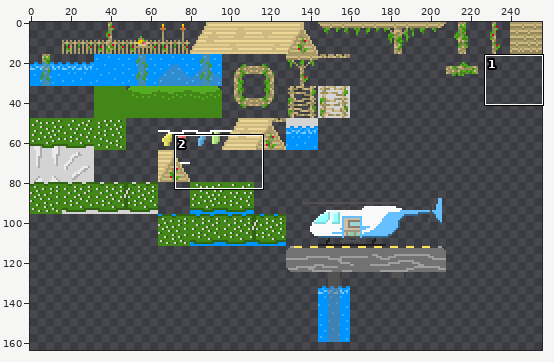
One commit to this sprite sheet: Super Probe Quest/assets/images/rtgrun/placeholder.png. Above: a wide view before the commit, with the close-up outlined.
Close-up. Before the commit:
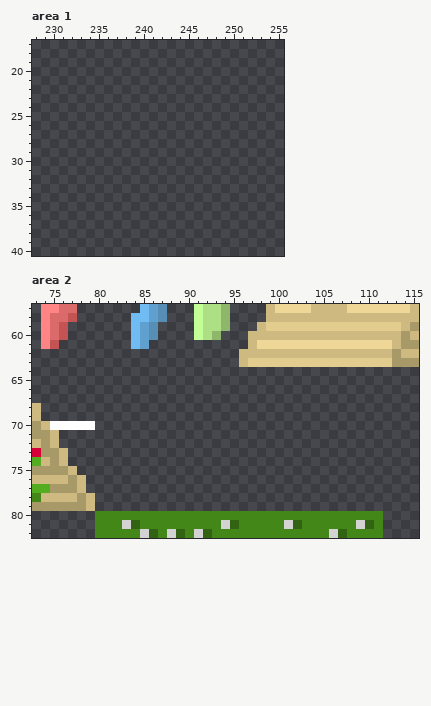
The file is 256x256 pixels. Pixels under 10% opacity are left out. Colours within 5 levels of each other are drawn and written as one. Shown: area 1: x 228..255, y 17..40; area 2: x 73..115, y 57..82. The wide view leaves out empty margins. The commit also changed other parts of the picture, which this record leaves out.
After the commit:
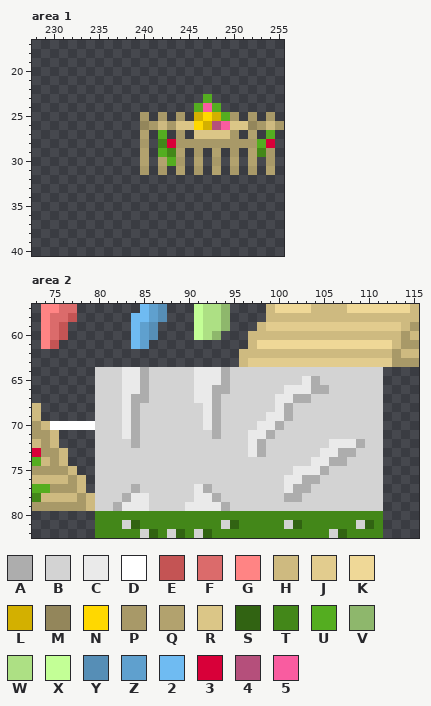
Palette (. is transparent): A #adadad  B #d3d3d3  C #eaeaea  D #ffffff  E #c45454  F #db6b6b  G #ff8484  H #ceba80  J #e2cc8e  K #efd897  L #d3b000  M #93865b  N #ffd800  P #a89968  Q #b2a26e  R #dbc687  S #316312  T #438719  U #54ad20  V #8eb76c  W #ade084  X #c3ff96  Y #568eb6  Z #5fa0ce  2 #6fbbf2  3 #d80039  4 #b54f7b  5 #f95ca0
Diff:
Area 1:
y 23: x 247 . -> U
y 24: x 246..248 ... -> U5U
y 25: x 240 . -> P; x 242 . -> P; x 244 . -> P; x 246..250 ..... -> LNLUP; x 252 . -> P; x 254 . -> P
y 26: x 240..255 ................ -> MPHPRRNL45RRMPHP
y 27: x 240 . -> Q; x 242 . -> U; x 244 . -> P; x 246..250 ..... -> RRRRP; x 252 . -> Q; x 254 . -> U
y 28: x 240 . -> P; x 242..254 ............. -> T3PPPPPPPPPU3
y 29: x 240 . -> Q; x 242..244 ... -> UTQ; x 246 . -> P; x 248 . -> Q; x 250 . -> P; x 252..254 ... -> QTP
y 30: x 240 . -> Q; x 242..244 ... -> QUP; x 246 . -> Q; x 248 . -> P; x 250 . -> Q; x 252 . -> Q; x 254 . -> P
y 31: x 240 . -> P; x 242 . -> P; x 244 . -> Q; x 246 . -> P; x 248 . -> Q; x 250 . -> P; x 252 . -> P; x 254 . -> Q
Area 2:
y 64: x 80..111 ................................ -> BBBCCABBBBBCCCABBBBBBBBBBBBBBBBB
y 65: x 80..111 ................................ -> BBBCCABBBBBCCCABBBBBBBBCABBBBBBB
y 66: x 80..111 ................................ -> BBBCCABBBBBCCAABBBBBBCCCAABBBBBB
y 67: x 80..111 ................................ -> BBBCAABBBBBCCABBBBBBCCAABBBBBBBB
y 68: x 80..111 ................................ -> BBBCABBBBBBBCABBBBBBCABBBBBBBBBB
y 69: x 80..111 ................................ -> BBBCABBBBBBBCABBBBBCCABBBBBBBBBB
y 70: x 80..111 ................................ -> BBBCABBBBBBBCABBBBCCABBBBBBBBBBB
y 71: x 80..111 ................................ -> BBBCABBBBBBBBABBBCCABBBBBBBBBBBB
y 72: x 80..111 ................................ -> BBBBABBBBBBBBBBBBCABBBBBBBCCCABB
y 73: x 80..111 ................................ -> BBBBBBBBBBBBBBBBBCABBBBBBCCAABBB
y 74: x 80..111 ................................ -> BBBBBBBBBBBBBBBBBBBBBBBBCCAABBBB
y 75: x 80..111 ................................ -> BBBBBBBBBBBBBBBBBBBBBBCCCABBBBBB
y 76: x 80..111 ................................ -> BBBBBBBBBBBBBBBBBBBBBCCAABBBBBBB
y 77: x 80..111 ................................ -> BBBBABBBBBBCABBBBBBBBCAABBBBBBBB
y 78: x 80..111 ................................ -> BBBACCBBBBBCCABBBBBBBAABBBBBBBBB
y 79: x 80..111 ................................ -> BBACCCBBBBCCCCABBBBBBBBBBBBBBBBB
Where, in picture pixels (left, top, right, bottom), the same in both close-ups:
added: (140, 94, 284, 175)
added: (95, 367, 383, 511)
